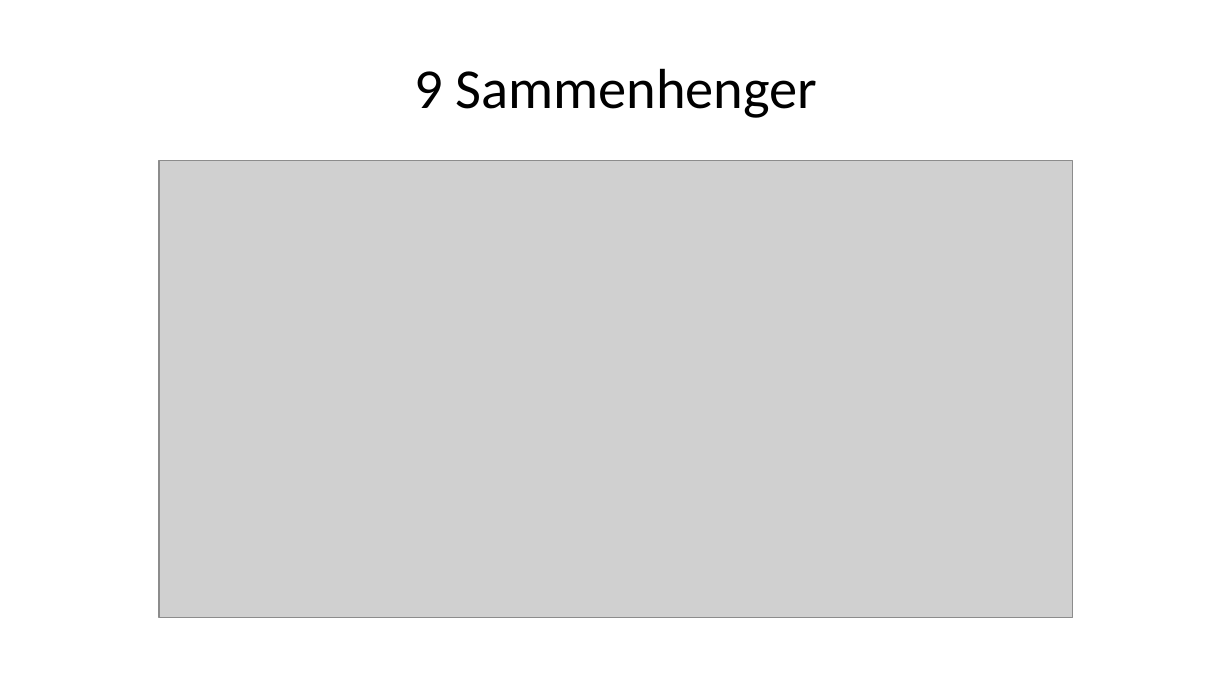
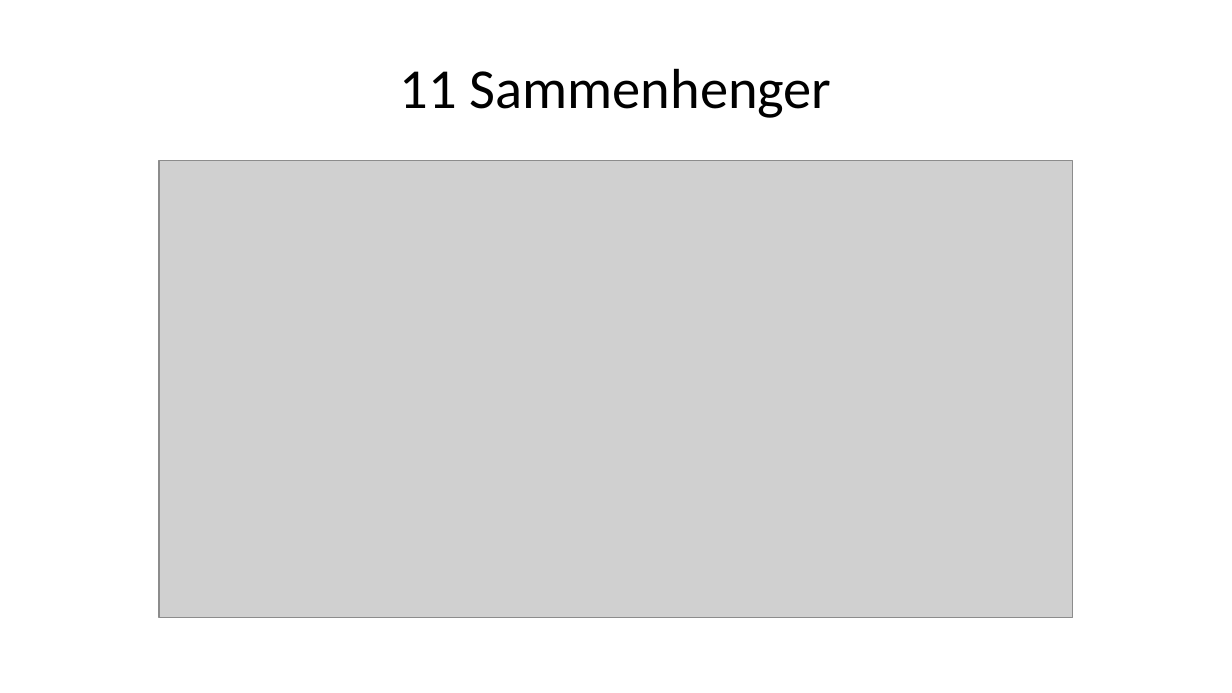
Before and after one commit to H-Vika/MSB105-Assign-2, a slide deck: slide 12 of MSB105 assign 2 presentasjon.pptx. Drawn at 1232x693 pixels with LibreOffice and Linux fonts; fonts in the diff are those of the drawing; grey boxes stand for pictures. Boxes give left, top, right and bottom in pixels: in the first picture for what was removed or moved away, otherwise in the second. Text is boxed around its words. In the diff, an @@ line names an element or a change of style, - is before the commit and + after.

```diff
--- a/MSB105 assign 2 presentasjon.pptx
+++ b/MSB105 assign 2 presentasjon.pptx
@@ title at [400,68,832,118]: text changed @@
-9 Sammenhenger
+11 Sammenhenger
```
Also in this commit, not shown: 5 other slides changed, 2 slides added, 2 slides removed, 2 other files.
